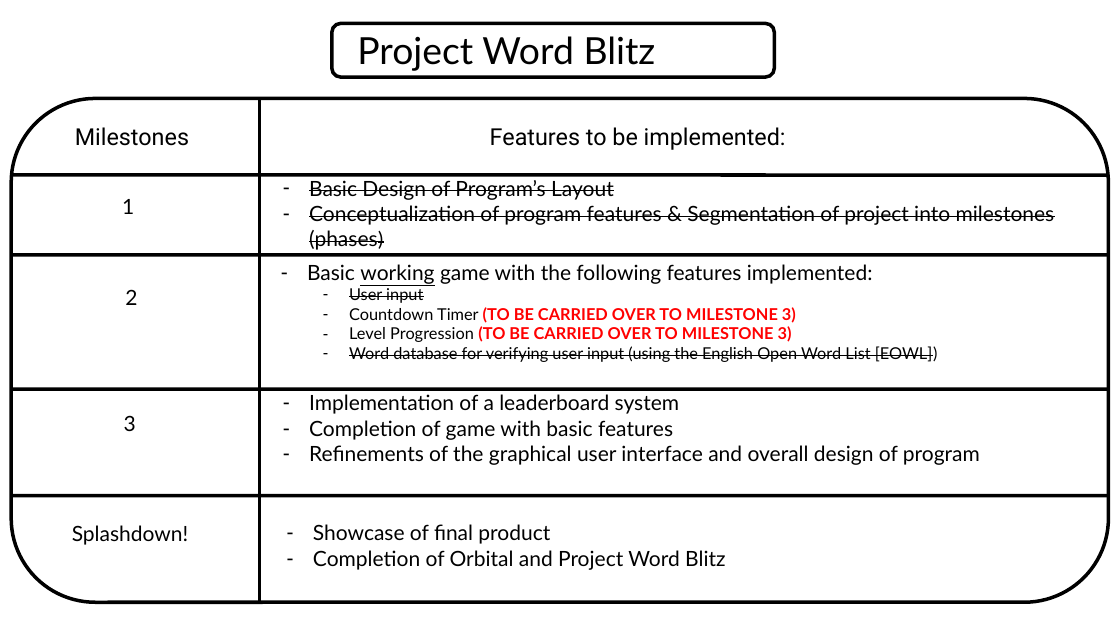
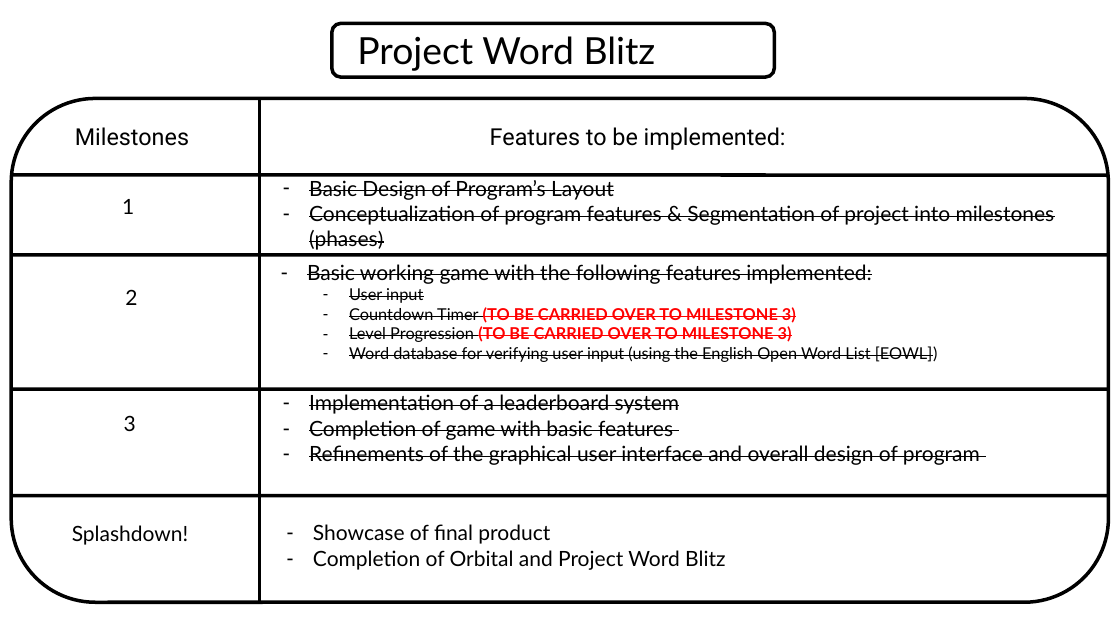
Before and after one commit to niggleslow/Word-Blitz, a slide deck: slide 1 of Milestones.pptx. Drawn at 1120x630 pixels with LibreOffice and Linux fonts; fonts in the diff are those of the drawing; background and template pictures are left out. Boxes give left, top, right and bottom in pixels: in the first picture for what was removed or moved away, otherwise in the second. Text is boxed around its words. In the diff, an @@ line names an element or a change of style, - is before the commit and + after.

```diff
--- a/Milestones.pptx
+++ b/Milestones.pptx
@@ text at (x1=307, y1=264, x2=872, y2=342): underline off in "working"; strikethrough on in "Basic working game with the following features ...", "Countdown Timer (TO BE CARRIED OVER TO ...", "Level Progression (TO BE CARRIED OVER TO ..." @@
@@ text "Implementation of a leaderboard system" at (x1=309, y1=394, x2=980, y2=465): strikethrough on @@
```
Also in this commit, not shown: 30 other files.
